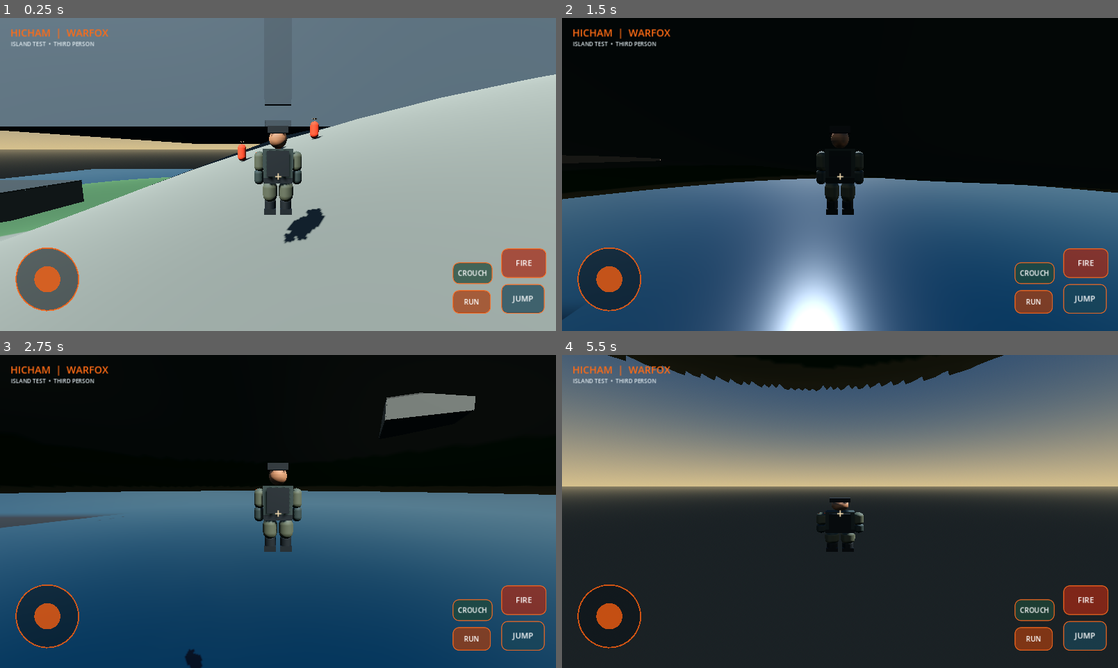
Above: before the commit, frames 1-4 (two rows, left to right).
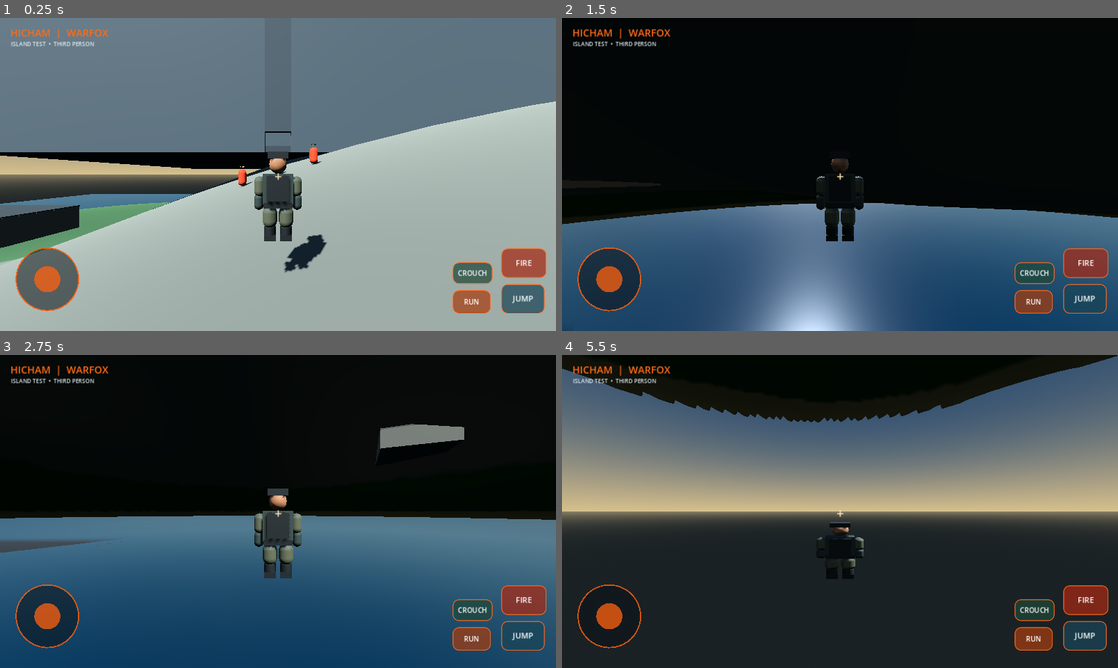
Above: after the commit, the same moments.

Repository: hicham07dzz-cyber/WARFOX
Game: Godot game, scene res://scenes/main.tscn
Two runs of this game, one before a commit and one after it. Both use one fixed random seed, a clock stepped at 60 frames per second and the inputs below.
Inputs (mouse positions are in pixels of both pictures, inside the frame that each line leads up to):
- Up to frame 1 (0.25 s): no input
- Up to frame 2 (1.5 s): move the mouse to (962, 158) at 0.52 s; hold D (move_right) 0.53-1.25 s; hold Ctrl (crouch) 0.53-1.25 s; click (962, 158) at 0.67 s; tap Space (jump) at 0.77 s; drag from (728, 190) to (812, 237) at 1.27 s
- Up to frame 3 (2.75 s): move the mouse to (333, 442) at 2.02 s; hold D (move_right) from 2.03 s (still down); hold Shift (sprint) from 2.03 s (still down)
- Up to frame 4 (5.5 s): release D (move_right) at 2.75 s; release Shift (sprint) at 2.75 s; drag from (812, 574) to (673, 464) at 2.77 s; move the mouse to (1006, 558) at 3.52 s; hold A (move_left) 3.53-4.25 s; tap F (fire) at 3.6 s; tap Space (jump) at 3.77 s; drag from (673, 464) to (756, 433) at 4.27 s; move the mouse to (867, 511) at 5.02 s; hold S (move_back) from 5.03 s (still down); hold Ctrl (crouch) from 5.03 s (still down); click (867, 511) at 5.17 s

The runs differ from the first frame. In frame 1, 20% of the frame differs, in the area x 0-100%, y 18-82%; in frame 2, 13%; in frame 3, 13%; in frame 4, 44%, in the area x 0-100%, y 0-72%.

Commit message:
Add third-person camera look and camera-relative movement

Diff:
--- a/scripts/player_controller.gd
+++ b/scripts/player_controller.gd
@@ -22,6 +22,9 @@
 var visual_root: Node3D
 var standing_height := 1.85
 var crouched_height := 1.15
+const LOOK_SENSITIVITY := 0.0035
+const MIN_PITCH := deg_to_rad(-32.0)
+const MAX_PITCH := deg_to_rad(24.0)
 
 func _ready() -> void:
 	floor_snap_length = 0.25
@@ -115,9 +118,13 @@
 	var camera := Camera3D.new()
 	camera.name = "ThirdPersonCamera"
 	camera.position = Vector3(0, 0.25, 0)
-	camera.rotation_degrees.x = -7.0
+	camera.rotation_degrees.x = 0.0
 	camera.current = true
 	spring.add_child(camera)
+
+func add_look_delta(delta_pixels: Vector2) -> void:
+	camera_pivot.rotation.y -= delta_pixels.x * LOOK_SENSITIVITY
+	camera_pivot.rotation.x = clampf(camera_pivot.rotation.x - delta_pixels.y * LOOK_SENSITIVITY, MIN_PITCH, MAX_PITCH)
 
 func set_mobile_input(direction: Vector2, sprint: bool, jump: bool, crouch: bool = false, fire: bool = false) -> void:
 	move_input = direction.limit_length(1.0)
@@ -144,8 +151,12 @@
 	_set_crouch_state()
 	var keyboard := Input.get_vector("move_left", "move_right", "move_forward", "move_back")
 	var input_dir := move_input if move_input.length() > 0.08 else keyboard
-	var forward := -global_transform.basis.z
-	var right := global_transform.basis.x
+	var forward := -camera_pivot.global_transform.basis.z
+	var right := camera_pivot.global_transform.basis.x
+	forward.y = 0.0
+	right.y = 0.0
+	forward = forward.normalized()
+	right = right.normalized()
 	var direction := (right * input_dir.x + forward * -input_dir.y).normalized()
 
 	var is_crouched := crouching or Input.is_action_pressed("crouch")
